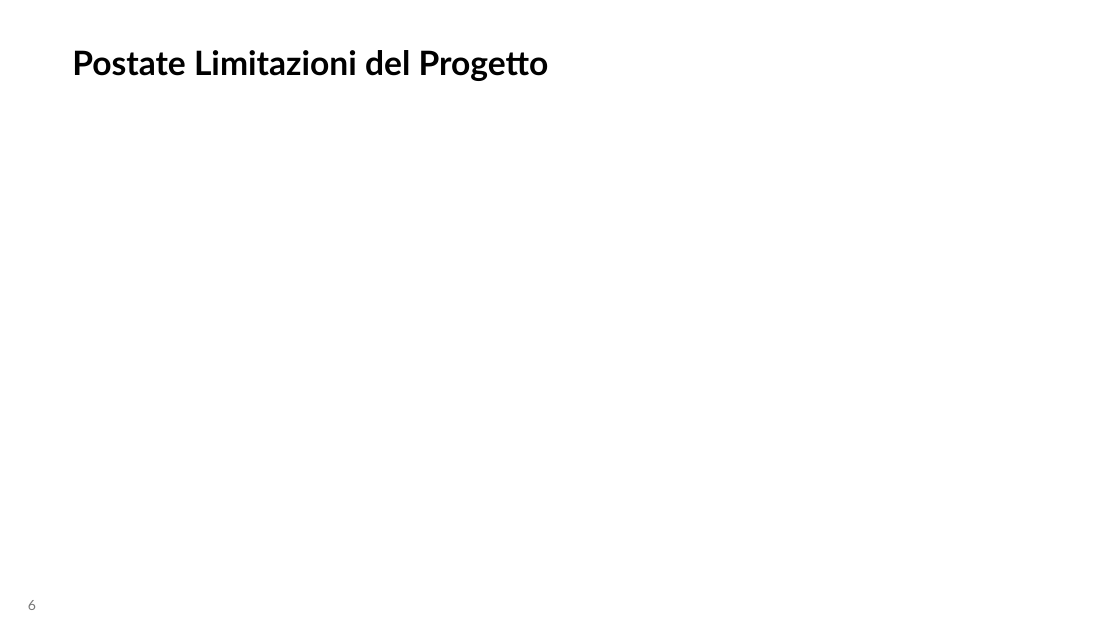
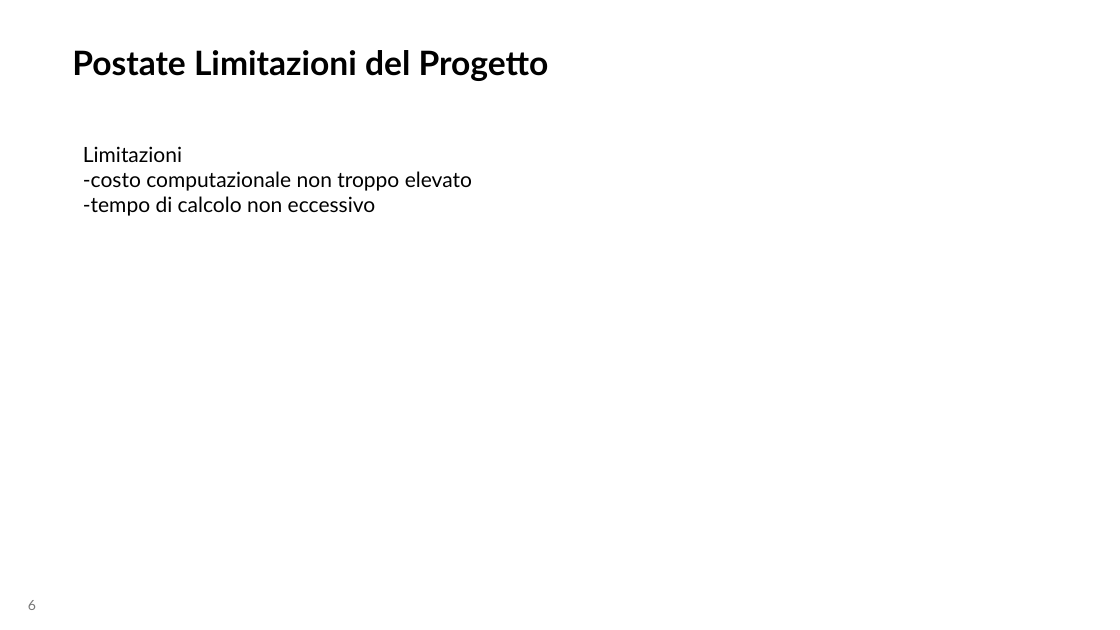
Before and after one commit to aleeteo/leaf_ID, a slide deck: slide 6 of presentazione/ProjectLeafWIP.pptx. Drawn at 1120x630 pixels with LibreOffice and Linux fonts; fonts in the diff are those of the drawing. Boxes give left, top, right and bottom in pixels: in the first picture for what was removed or moved away, otherwise in the second. Text is boxed around its words. In the diff, an @@ line names an element or a change of style, - is before the commit and + after.

```diff
--- a/presentazione/ProjectLeafWIP.pptx
+++ b/presentazione/ProjectLeafWIP.pptx
@@ text added at [83,146,472,216], 18 pt, text #000000 @@
+Limitazioni
+-costo computazionale non troppo elevato
+-tempo di calcolo non eccessivo
```
Also in this commit, not shown: 1 other slide changed, 4 slides added, 1 slide removed.
